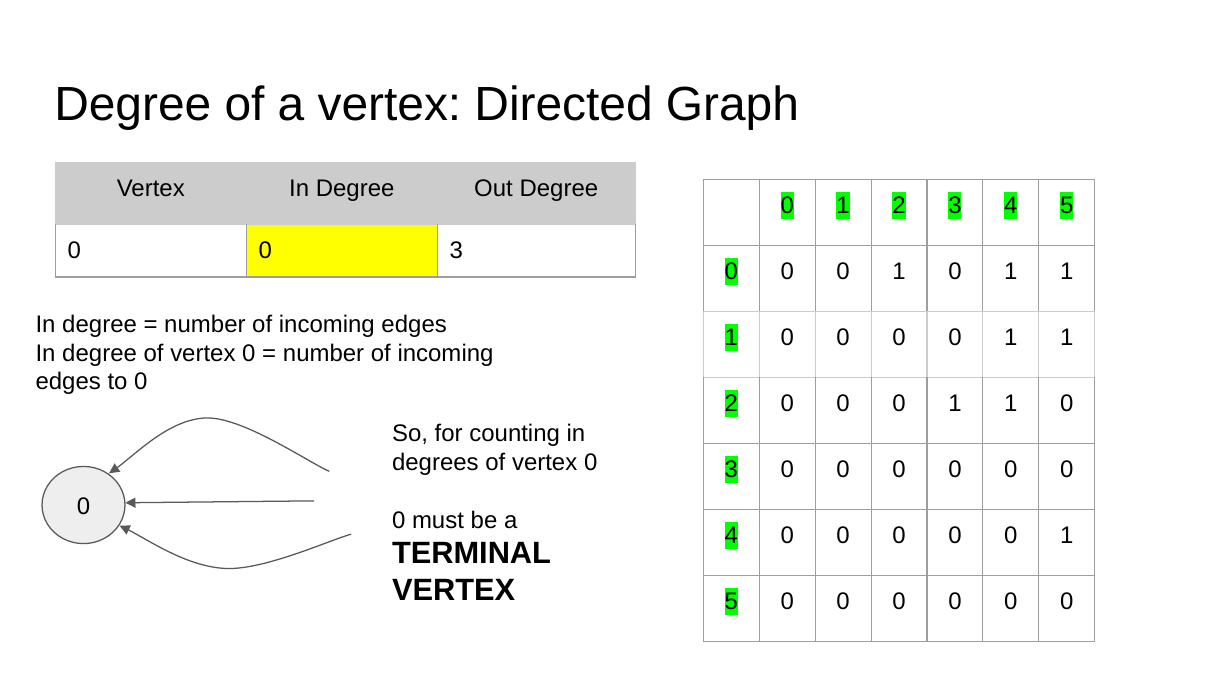
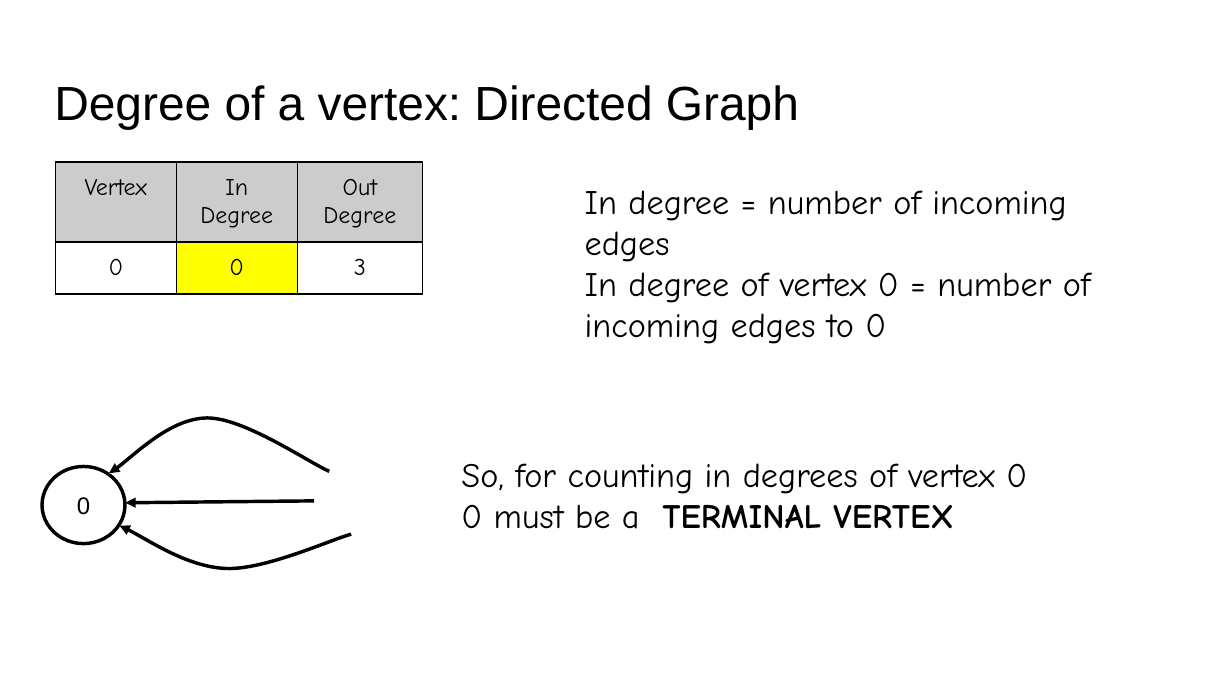
Before and after one commit to YeasirRayhanPrince/yeasirrayhanprince.github.io, a slide deck: slide 29 of cse106/slides/Lecture8.pptx (slide 28 before the commit). Drawn at 1232x693 pixels with LibreOffice and Linux fonts; fonts in the diff are those of the drawing. Boxes give left, top, right and bottom in pixels: in the first picture for what was removed or moved away, otherwise in the second. Text is boxed around its words. In the diff, an @@ line names an element or a change of style, - is before the commit and + after.

```diff
--- a/cse106/slides/Lecture8.pptx
+++ b/cse106/slides/Lecture8.pptx
@@ table at [55, 163, 423, 298] @@
@@ font Arial to Comic Neue @@
@@ alignment left to centre @@
@@ borders changed @@
@@ table: place and size @@
-table at [55, 163, 636, 278]
+table at [55, 163, 423, 298]
@@ text "In degree = number of ...": place and size @@
-text "In degree = number of ..." at [36, 314, 494, 394]
+text "In degree = number of ..." at [585, 190, 1091, 344]
@@ text "In degree = number of ..." at [585, 190, 1091, 344]: size 14 to 20 pt, font Arial to Comic Neue @@
@@ table removed at [703, 180, 1092, 642], 7 rows, 7 columns @@
- | 0 | 1 | 2 | 3 | 4 | 5
-0 | 0 | 0 | 1 | 0 | 1 | 1
-1 | 0 | 0 | 0 | 0 | 1 | 1
-2 | 0 | 0 | 0 | 1 | 1 | 0
-3 | 0 | 0 | 0 | 0 | 0 | 0
-4 | 0 | 0 | 0 | 0 | 0 | 1
-5 | 0 | 0 | 0 | 0 | 0 | 0
@@ text "So, for counting in degrees ...": place and size @@
-text "So, for counting in degrees ..." at [392, 423, 597, 600]
+text "So, for counting in degrees ..." at [461, 463, 1027, 529]
@@ ellipse "0" at [42, 467, 124, 545]: fill #EEEEEE to #FFFFFF; outline #595959 0.75 pt to #000000 2 pt @@
@@ text at [461, 463, 1027, 494]: size 14 to 20 pt, font Arial to Comic Neue in "So, for counting in degrees of vertex ..." @@
@@ text at [461, 504, 954, 529]: text changed; size 18 to 20 pt; font Arial to Comic Neue @@
-0 must be a
-TERMINAL VERTEX
+0 must be a TERMINAL VERTEX
@@ fill none to #FFFFFF; outline #595959 0.75 pt to #000000 2 pt in 3 elements at [110, 418, 330, 473], [126, 501, 314, 504], [120, 526, 351, 569] @@
```
Also in this commit, not shown: 36 other slides changed, 6 slides added, 7 other files.
